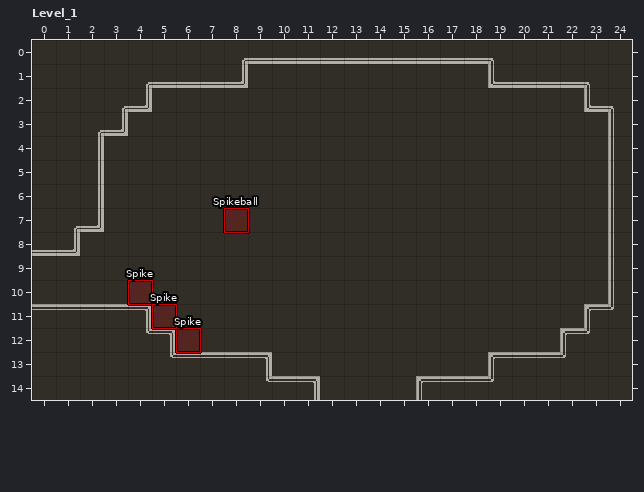
Two states of a LDtk project, source/levels/world.ldtk. Above is the file before it was changed.
Cells are 16x16 px. Shown: Level_1 x 0..24, y 0..14. The commit also changed other parts of the map, which this record leaves out.
Once edited:
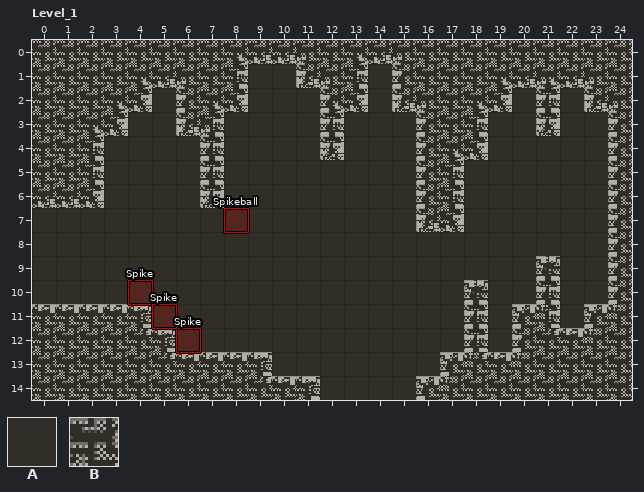
Key: from "Walls": A 1 "Marble", B 4 "Stone".
_ is an empty cell.
Author's note on the commit: Stone Foreground Tile Set Complete
The edit:
{"where": "layer \"Walls\""}
{"y":0,"x":0,"old":"AAAAAAAAAAAAAAAAAAAAAAAAA","new":"BBBBBBBBBBBBBBBBBBBBBBBBB"}
{"y":1,"x":0,"old":"AAAAAAAAA","new":"BBBBBBBBB"}
{"y":1,"x":11,"old":"___","new":"BBB"}
{"y":1,"x":15,"old":"____AAAAAA","new":"BBBBBBBBBB"}
{"y":2,"x":0,"old":"AAAAA","new":"BBBBB"}
{"y":2,"x":6,"old":"___","new":"BBB"}
{"y":2,"x":12,"old":"__","new":"BB"}
{"y":2,"x":15,"old":"_____","new":"BBBBB"}
{"y":2,"x":21,"old":"_","new":"B"}
{"y":2,"x":23,"old":"AA","new":"BB"}
{"y":3,"x":0,"old":"AAAA","new":"BBBB"}
{"y":3,"x":6,"old":"__","new":"BB"}
{"y":3,"x":12,"old":"_","new":"B"}
{"y":3,"x":16,"old":"___","new":"BBB"}
{"y":3,"x":21,"old":"_","new":"B"}
{"y":3,"x":24,"old":"A","new":"B"}
{"y":4,"x":0,"old":"AAA","new":"BBB"}
{"y":4,"x":7,"old":"_","new":"B"}
{"y":4,"x":12,"old":"_","new":"B"}
{"y":4,"x":16,"old":"___","new":"BBB"}
{"y":4,"x":24,"old":"A","new":"B"}
{"y":5,"x":0,"old":"AAA","new":"BBB"}
{"y":5,"x":7,"old":"_","new":"B"}
{"y":5,"x":16,"old":"__","new":"BB"}
{"y":5,"x":24,"old":"A","new":"B"}
{"y":6,"x":0,"old":"AAA","new":"BBB"}
{"y":6,"x":7,"old":"_","new":"B"}
{"y":6,"x":16,"old":"__","new":"BB"}
{"y":6,"x":24,"old":"A","new":"B"}
{"y":7,"x":1,"old":"AA","new":"__"}
{"y":7,"x":16,"old":"__","new":"BB"}
{"y":7,"x":24,"old":"A","new":"B"}
{"y":8,"x":0,"old":"AA","new":"__"}
{"y":8,"x":24,"old":"A","new":"B"}
{"y":9,"x":21,"old":"_","new":"B"}
{"y":9,"x":24,"old":"A","new":"B"}
{"y":10,"x":18,"old":"_","new":"B"}
{"y":10,"x":21,"old":"_","new":"B"}
{"y":10,"x":24,"old":"A","new":"B"}
{"y":11,"x":0,"old":"AAAAA","new":"BBBBB"}
{"y":11,"x":18,"old":"_","new":"B"}
{"y":11,"x":20,"old":"__","new":"BB"}
{"y":11,"x":23,"old":"AA","new":"BB"}
{"y":12,"x":0,"old":"AAAAAA","new":"BBBBBB"}
{"y":12,"x":18,"old":"_","new":"B"}
{"y":12,"x":20,"old":"__AAA","new":"BBBBB"}
{"y":13,"x":0,"old":"AAAAAAAAAA","new":"BBBBBBBBBB"}
{"y":13,"x":17,"old":"__AAAAAA","new":"BBBBBBBB"}
{"y":14,"x":0,"old":"AAAAAAAAAAAA","new":"BBBBBBBBBBBB"}
{"y":14,"x":16,"old":"AAAAAAAAA","new":"BBBBBBBBB"}
